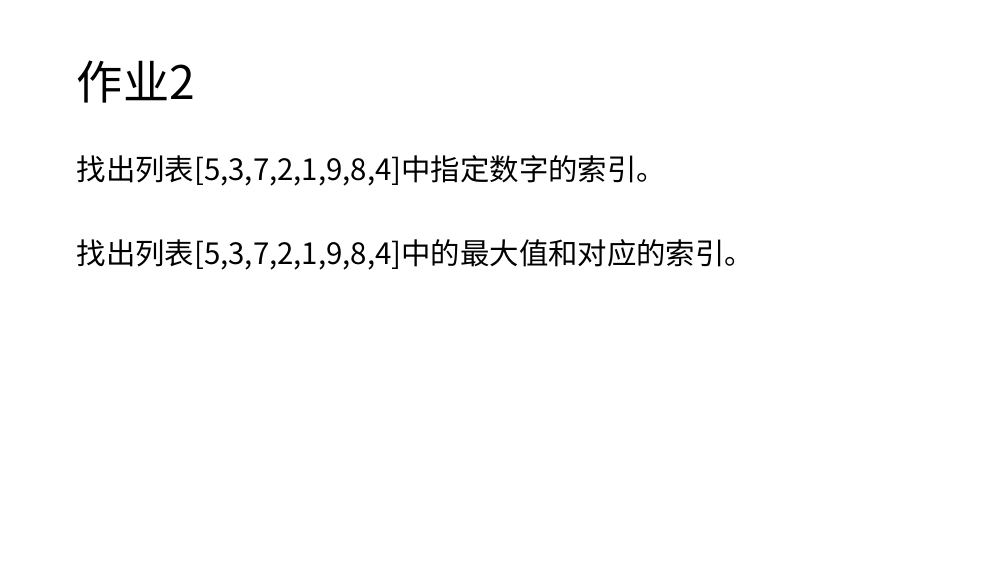
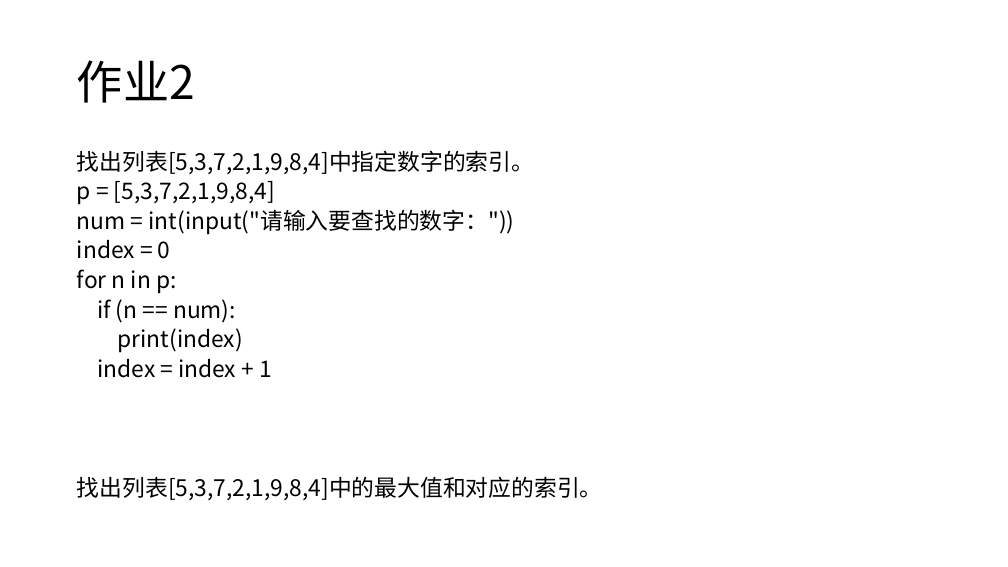
Before and after one commit to zhangch-zc/python_lesson, a slide deck: slide 3 of lesson7_复习课1.pptx. Drawn at 1008x567 pixels with LibreOffice and Linux fonts; fonts in the diff are those of the drawing. Boxes give left, top, right and bottom in pixels: in the first picture for what was removed or moved away, otherwise in the second. Text is boxed around its words. In the diff, an @@ line names an element or a change of style, - is before the commit and + after.

```diff
--- a/lesson7_复习课1.pptx
+++ b/lesson7_复习课1.pptx
@@ text at (77, 150, 603, 500): size 28 to 21.7 pt in "找出列表[5,3,7,2,1,9,8,4]中指定数字的索引。", "找出列表[5,3,7,2,1,9,8,4]中的最大值和对应的索引。"; line spacing 0.9 to 0.7 @@
@@ text at (77, 181, 515, 378): paragraphs added @@
+p = [5,3,7,2,1,9,8,4]
+num = int(input("请输入要查找的数字："))
+index = 0
+for n in p:
+if (n == num):
+print(index)
+index = index + 1
```
Also in this commit, not shown: 1 other slide changed, 3 other files.
